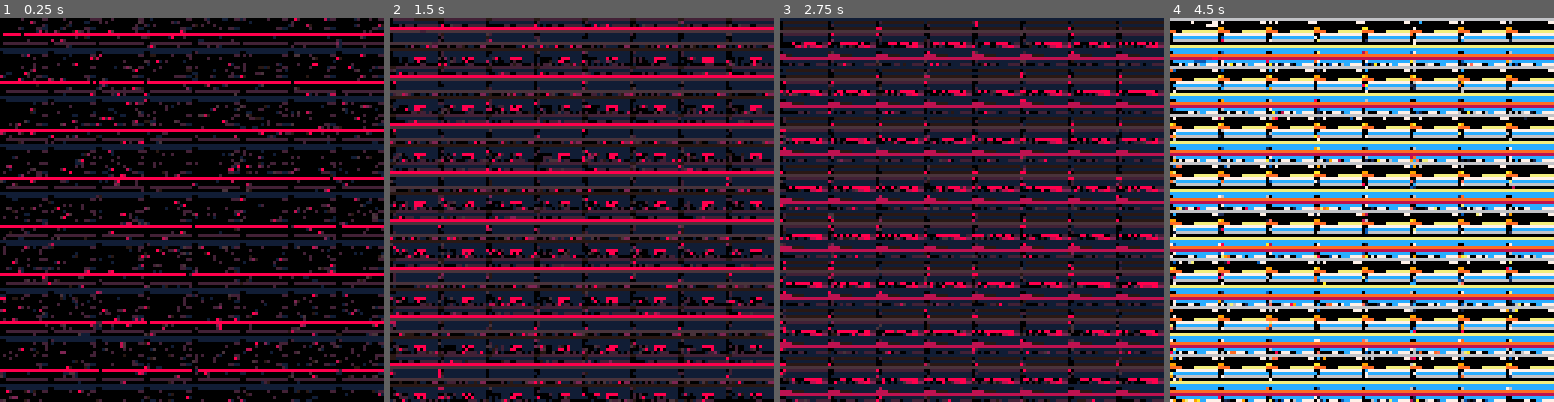
Above: before the commit, frames 1-4 (left to right).
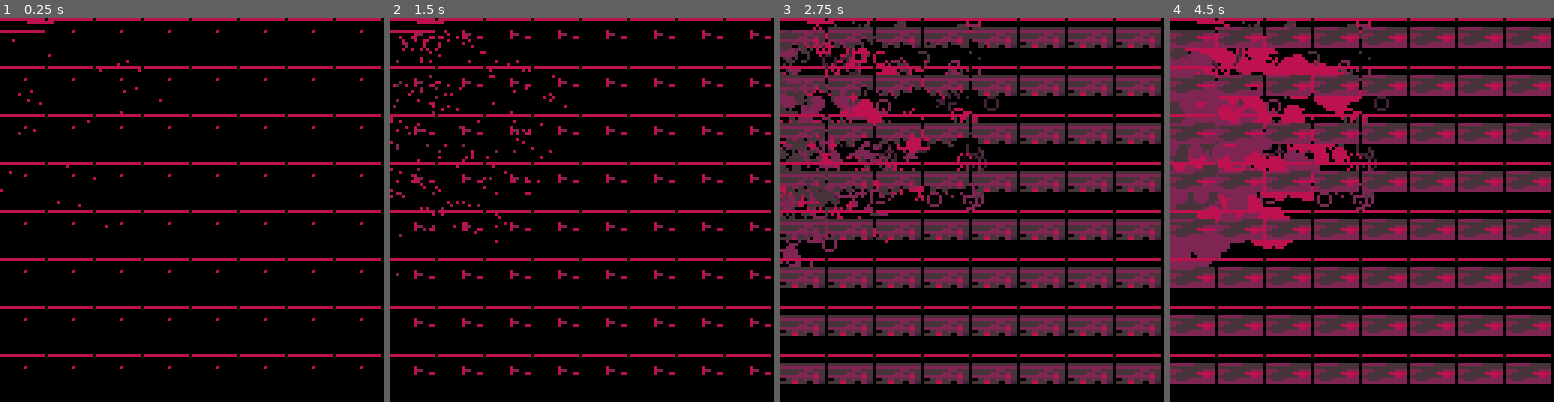
Above: after the commit, the same moments.

Repository: aebrer/pico8_carts
Game: PICO-8 cartridge aebrer_engine/master.p8
Same seed, same stepped clock (60 frames per second), same inputs: the game is played once before the commit and once after it.
Inputs (mouse positions are in pixels of both pictures, inside the frame that each line leads up to):
- Up to frame 1 (0.25 s): no input
- Up to frame 2 (1.5 s): tap X (X key) at 0.33, 1.07 s; click (670, 121) at 0.67 s; tap O (Z key) at 0.7 s; click (436, 267) at 1.22 s
- Up to frame 3 (2.75 s): hold Right 1.6-2.1 s; tap O (Z key) at 1.7, 2.1, 2.5 s; click (887, 114) at 1.77 s; tap X (X key) at 1.85 s; hold Up 2.15-2.42 s; click (952, 259) at 2.32 s; hold Right from 2.47 s (still down)
- Up to frame 4 (4.5 s): click (1404, 106) at 2.87 s; tap O (Z key) every 0.4 s from 2.9 to 4.1 s; tap X (X key) at 2.97, 4.08 s; release Right at 3.03 s; hold Left 3.08-3.58 s; click (1465, 256) at 3.42 s; hold Down 3.63-3.97 s; click (1231, 102) at 3.97 s; hold Right from 4.02 s (still down)

The runs differ from the first frame. In frame 1, 41% of the frame differs, in the area x 0-100%, y 0-100%; in frame 2, 87%; in frame 3, 91%; in frame 4, 88%.

Commit message:
hull breach

Diff:
--- a/aebrer_engine/master.p8
+++ b/aebrer_engine/master.p8
@@ -928,7 +928,7 @@
 poke(0x5f54, 0x60)
 for x=0,128,16 do
 for y=0,128,16 do
-sspr(0,0,8,16, x,y,16,16)
+sspr(0,0,8,16, x,y,15,10)
 end
 end
 poke(0x5f54, 0x00)
@@ -936,8 +936,8 @@
 
 -- add layers in order
 --add(config.sketch.methods, "mouse_brush")
--- add(config.sketch.methods, "sketch")
-add(config.sketch.methods, "shred")
+add(config.sketch.methods, "sketch")
+--add(config.sketch.methods, "shred")
 add(config.sketch.methods, "crop")
 
 
@@ -953,7 +953,7 @@
 
 --  dither:
 config.dither.i=2
-config.dither.loops=0
+config.dither.loops=300
 config.dither.pull=1.05
 config.dither.rectw=2
 config.dither.recth=2
